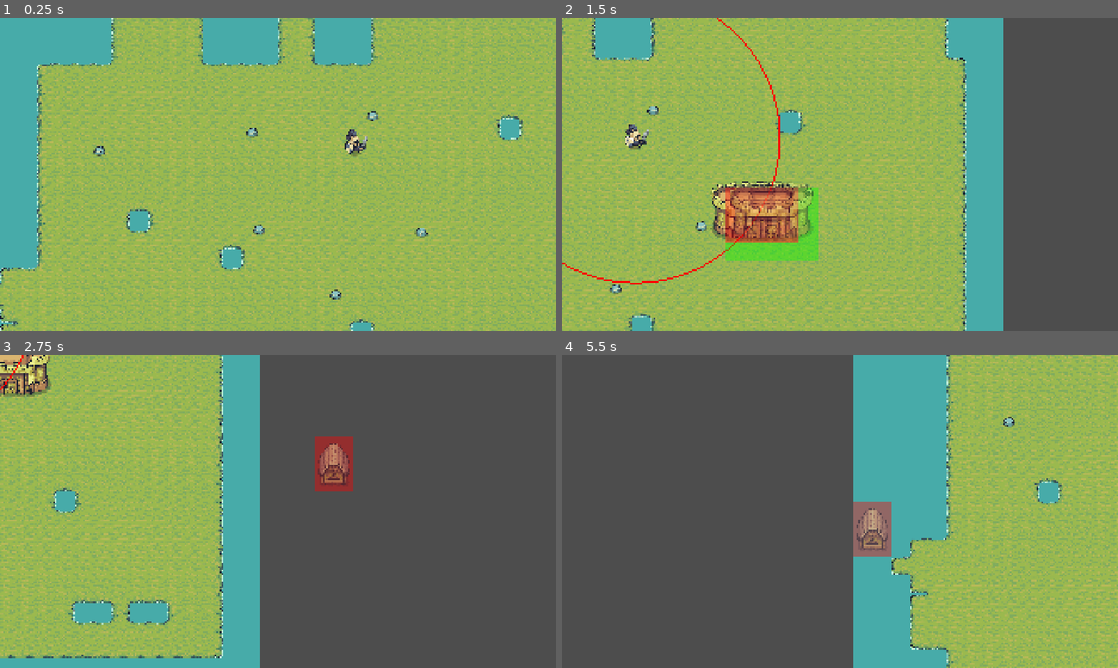
Above: before the commit, frames 1-4 (two rows, left to right).
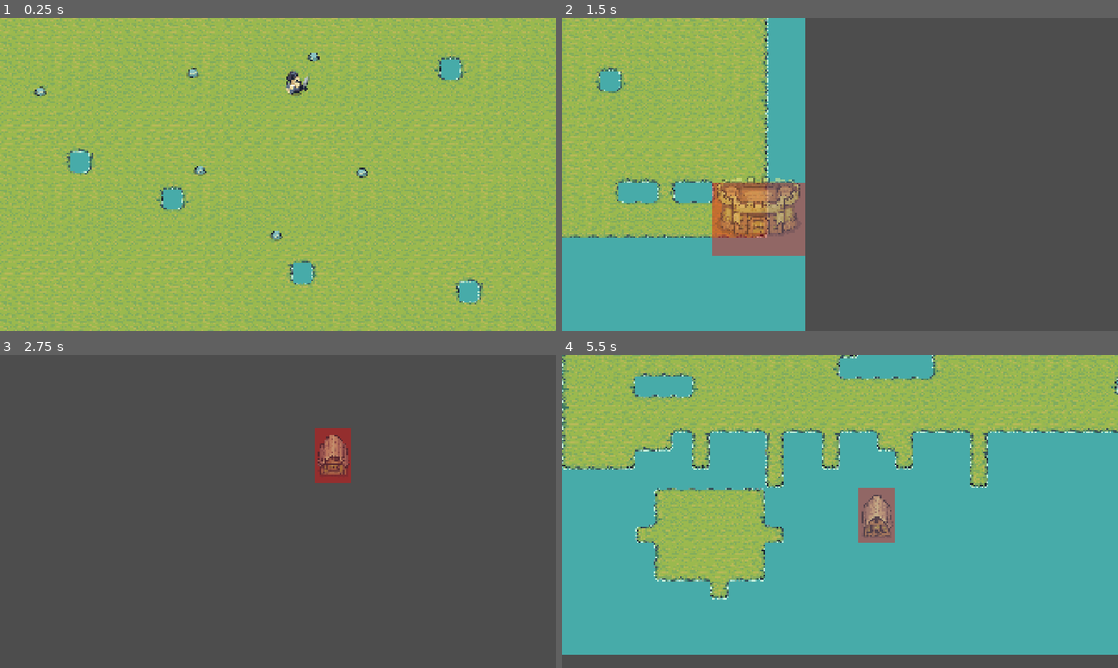
Above: after the commit, the same moments.

Repository: pescmy/tiny-billions
Game: Godot game, scene res://scenes/world/world.tscn
Two runs of this game, one before a commit and one after it. Both use one fixed random seed, a clock stepped at 60 frames per second and the inputs below.
Inputs (mouse positions are in pixels of both pictures, inside the frame that each line leads up to):
- Up to frame 1 (0.25 s): no input
- Up to frame 2 (1.5 s): tap Enter at 0.5 s; move the mouse to (962, 158) at 0.52 s; hold D (right) 0.53-1.28 s; tap Space (find_king) at 0.6 s; click (962, 158) at 0.67 s; move the mouse to (728, 190) at 1.27 s; hold S (down) from 1.28 s (still down); tap 1 at 1.35 s; click (728, 190) at 1.42 s
- Up to frame 3 (2.75 s): move the mouse to (333, 442) at 2.02 s; release S (down) at 2.03 s; hold D (right) from 2.03 s (still down); tap 2 at 2.1 s; click (333, 442) at 2.17 s
- Up to frame 4 (5.5 s): move the mouse to (812, 574) at 2.77 s; release D (right) at 2.78 s; hold W (up) 2.78-3.53 s; tap one key every 0.75 s from 2.85 s: 3 Space (find_king) 1 2; click (812, 574) at 2.92 s; move the mouse to (1006, 558) at 3.52 s; hold A (left) 3.53-5.03 s; click (1006, 558) at 3.67 s; move the mouse to (673, 464) at 4.27 s; click (673, 464) at 4.42 s; move the mouse to (867, 511) at 5.02 s; hold S (down) from 5.03 s (still down); click (867, 511) at 5.17 s

The runs differ from the first frame. In frame 1, 42% of the frame differs, in the area x 0-100%, y 0-100%; in frame 2, 64%; in frame 3, 47%; in frame 4, 83%.

Commit message:
edge scrolling for camera implemented

Diff:
--- a/scripts/camera_controller.gd
+++ b/scripts/camera_controller.gd
@@ -11,12 +11,15 @@
 @export var max_zoom: float = 2.0
 var target_zoom: float = 1.0
 
+const EDGE_MARGIN: int = 20
+
 @onready var king: CharacterBody2D = $"../Characters/King"
 
 func _process(delta: float) -> void:
 	_move_camera(delta)
 	_zoom(delta)
 	_focus_king()
+	_edge_scrolling(delta)
 
 
 func _unhandled_input(event: InputEvent) -> void:
@@ -47,3 +50,24 @@
 	var focus = Input.is_action_just_pressed("find_king")
 	if focus:
 		global_position = king.global_position
+
+
+func _edge_scrolling(delta) -> void:
+	var mouse_position = get_viewport().get_mouse_position()
+	var camera_size = get_viewport().size
+
+	var input_dir := Vector2.ZERO
+
+	if mouse_position.x < EDGE_MARGIN:
+		input_dir.x = -1
+	elif mouse_position.x > camera_size.x - EDGE_MARGIN:
+		input_dir.x = 1
+
+	if mouse_position.y < EDGE_MARGIN:
+		input_dir.y = -1
+	elif mouse_position.y > camera_size.y - EDGE_MARGIN:
+		input_dir.y = 1
+
+	var target_velocity = input_dir * base_speed
+	velocity = velocity.lerp(target_velocity, acceleration * delta)
+	position += velocity * delta
